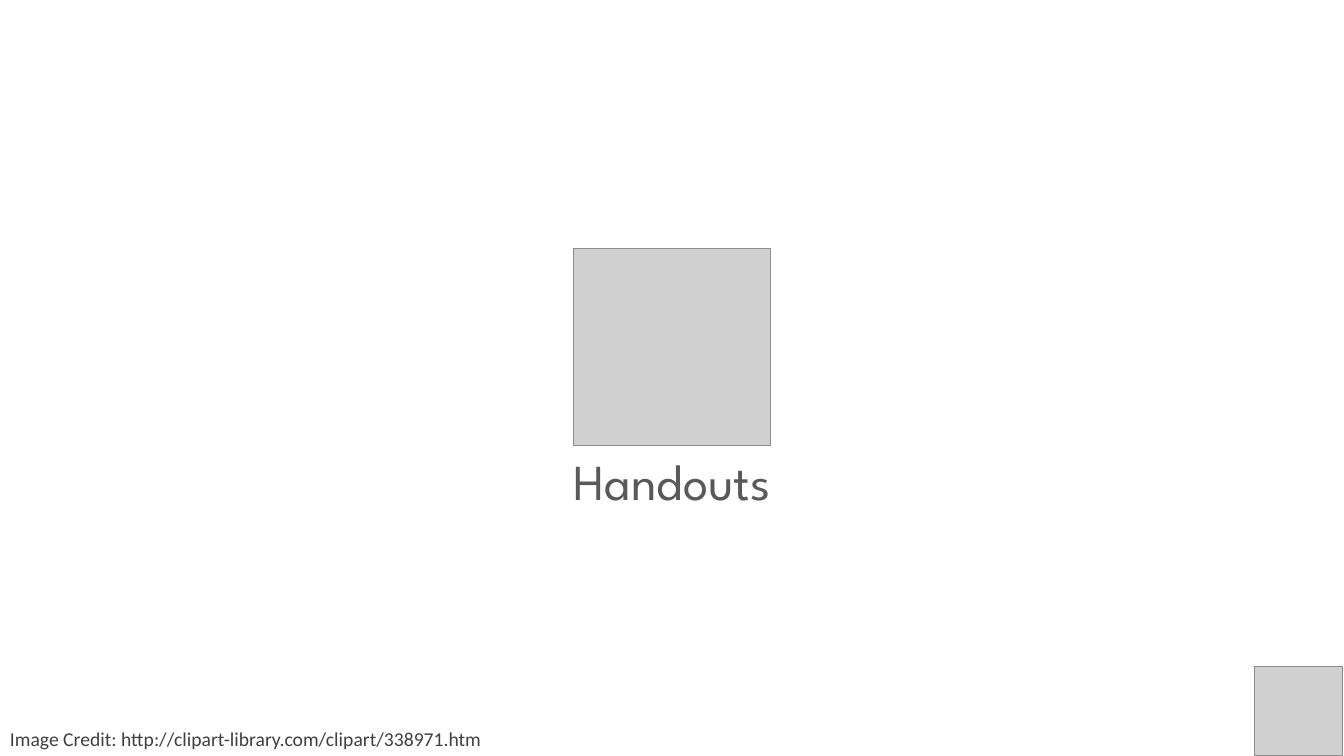
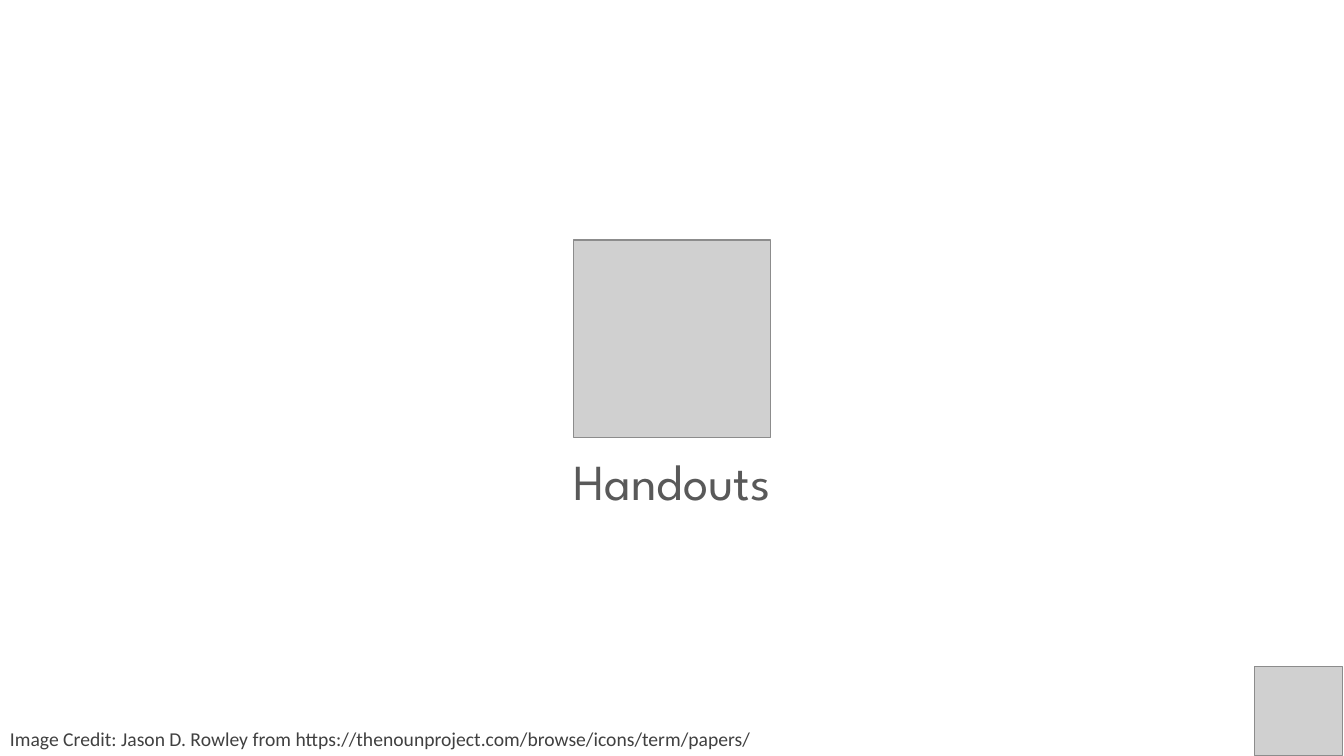
Before and after one commit to PracticumAI/transfer, a slide deck: slide 6 of presentations/02_transfer_learn.pptx. Drawn at 1344x756 pixels with LibreOffice and Linux fonts; fonts in the diff are those of the drawing; grey boxes stand for pictures; background and template pictures are left out. Boxes give left, top, right and bottom in pixels: in the first picture for what was removed or moved away, otherwise in the second. Text is boxed around its words. In the diff, an @@ line names an element or a change of style, - is before the commit and + after.

```diff
--- a/presentations/02_transfer_learn.pptx
+++ b/presentations/02_transfer_learn.pptx
@@ picture: place and size @@
-picture at <box>574,248,771,446</box>
+picture at <box>574,240,771,438</box>
@@ text at <box>10,732,750,750</box>: text changed @@
-Image Credit: http://clipart-library.com/clipart/338971.htm
+Image Credit: Jason D. Rowley from https://thenounproject.com/browse/icons/term/papers/
```
Also in this commit, not shown: 11 other slides changed, 2 slides added.
